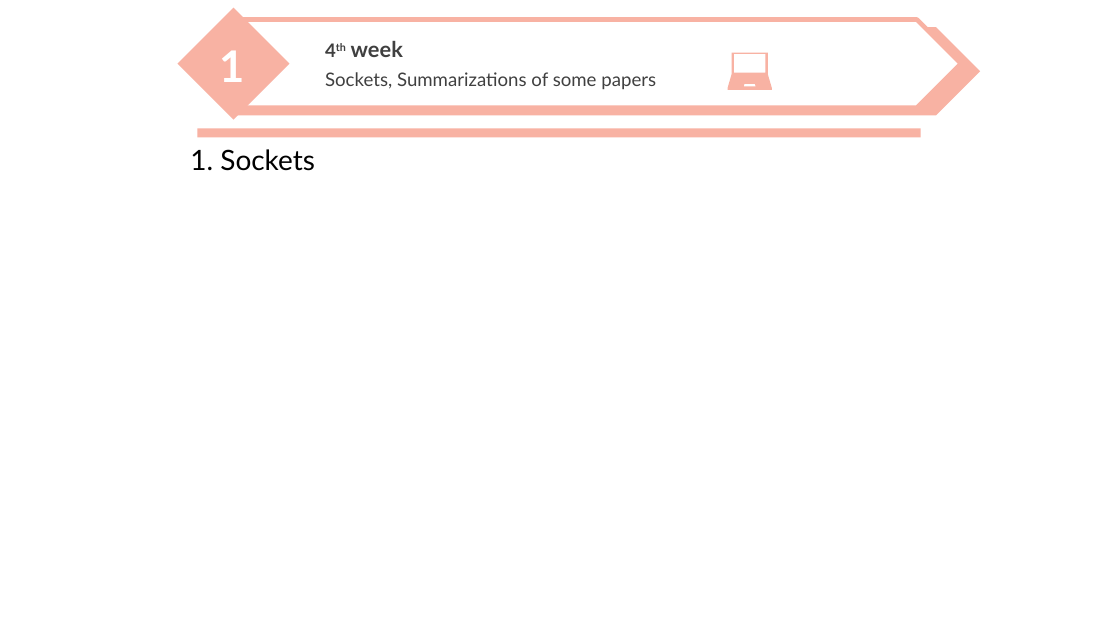
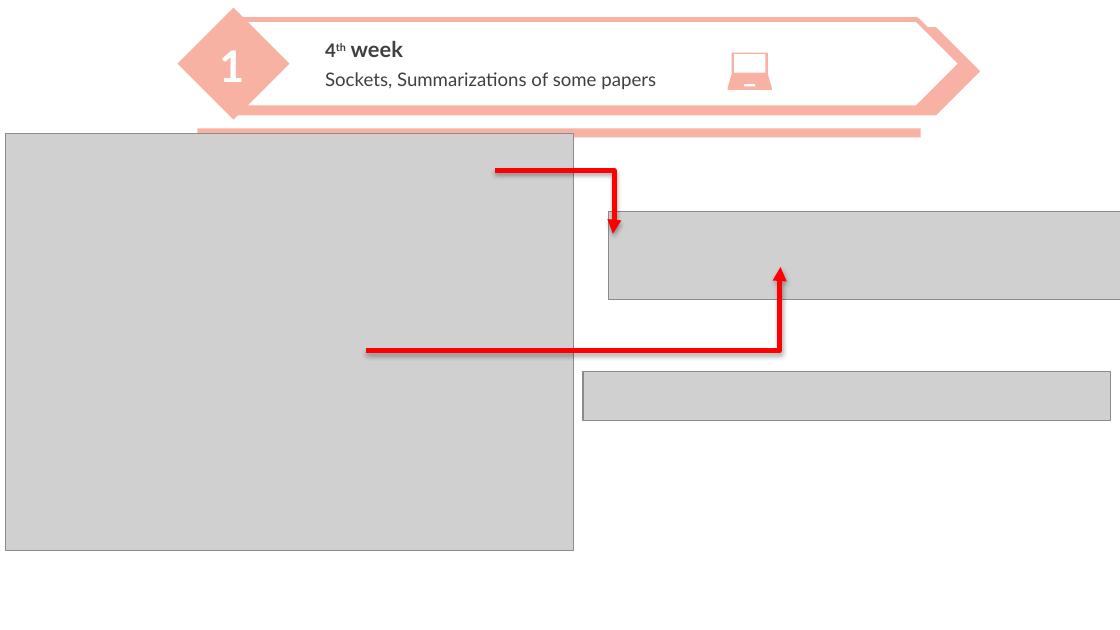
Before and after one commit to nicesick/Prototyping-Delay-Aware-V2X-Safe-Communications, a slide deck: slide 8 of presentation/presentation_2.pptx. Drawn at 1120x630 pixels with LibreOffice and Linux fonts; fonts in the diff are those of the drawing; grey boxes stand for pictures; background and template pictures are left out. Boxes give left, top, right and bottom in pixels: in the first picture for what was removed or moved away, otherwise in the second. Text is boxed around its words. In the diff, an @@ line names an element or a change of style, - is before the commit and + after.

```diff
--- a/presentation/presentation_2.pptx
+++ b/presentation/presentation_2.pptx
@@ picture added at [6,134,573,551] @@
@@ text removed at [190,149,315,171] @@
-1. Sockets
@@ elbow arrow added from (495, 170) to (613, 234), #FF0000 3 pt @@
@@ picture added at [608,212,1120,300] @@
@@ elbow arrow added from (366, 351) to (781, 267), #FF0000 3 pt @@
@@ picture added at [584,372,1111,421] @@
```
Also in this commit, not shown: 6 other slides changed, 2 slides added.
